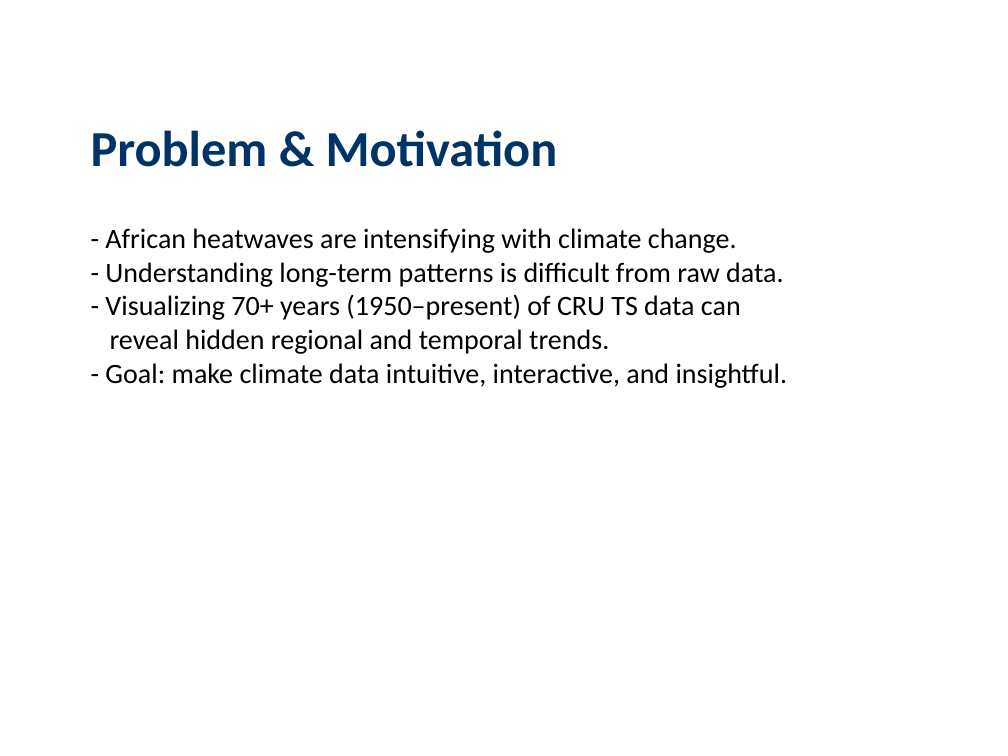
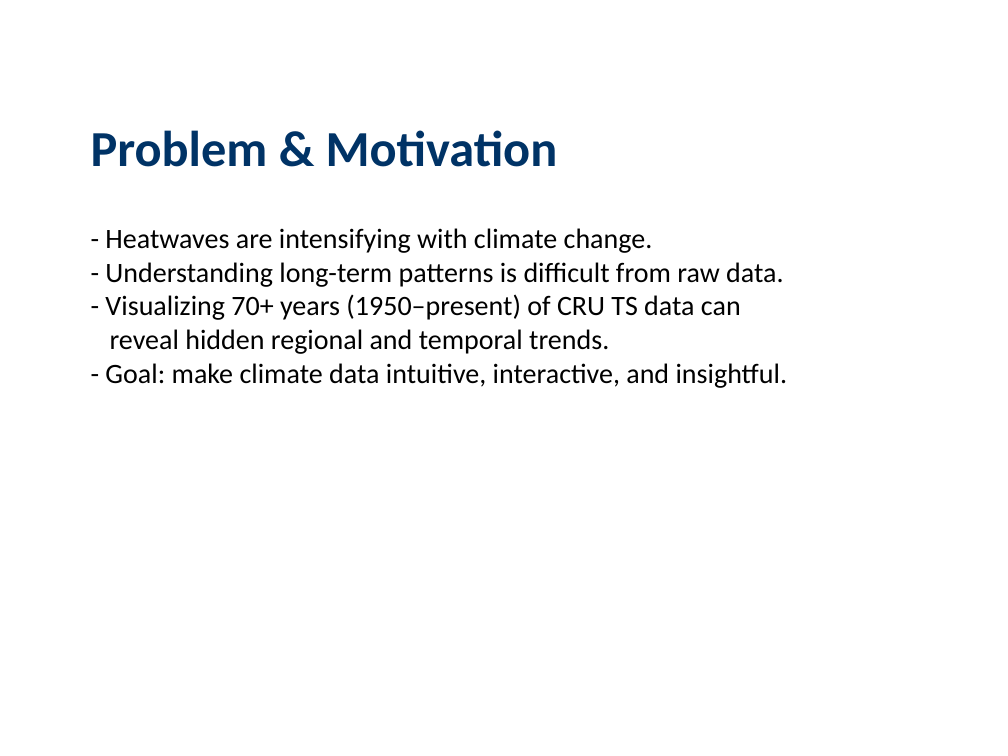
Before and after one commit to RulerOfEternalNight/CS529Midterm, a slide deck: slide 2 of jsaktMidterm_projectProposalPPT.pptx. Drawn at 1008x756 pixels with LibreOffice and Linux fonts; fonts in the diff are those of the drawing. Boxes give left, top, right and bottom in pixels: in the first picture for what was removed or moved away, otherwise in the second. Text is boxed around its words. In the diff, an @@ line names an element or a change of style, - is before the commit and + after.

```diff
--- a/jsaktMidterm_projectProposalPPT.pptx
+++ b/jsaktMidterm_projectProposalPPT.pptx
@@ text at (x1=105, y1=228, x2=788, y2=388): text changed @@
-- African heatwaves are intensifying with climate change.
-- Understanding long-term patterns is difficult from raw data.
-- Visualizing 70+ years (1950–present) of CRU TS data can
-reveal hidden regional and temporal trends.
-- Goal: make climate data intuitive, interactive, and insightful.
+- Heatwaves are intensifying with climate change.
+- Understanding long-term patterns is difficult from raw data.
+- Visualizing 70+ years (1950–present) of CRU TS data can
+reveal hidden regional and temporal trends.
+- Goal: make climate data intuitive, interactive, and insightful.
```
Also in this commit, not shown: 3 other slides changed, 2 other files.
